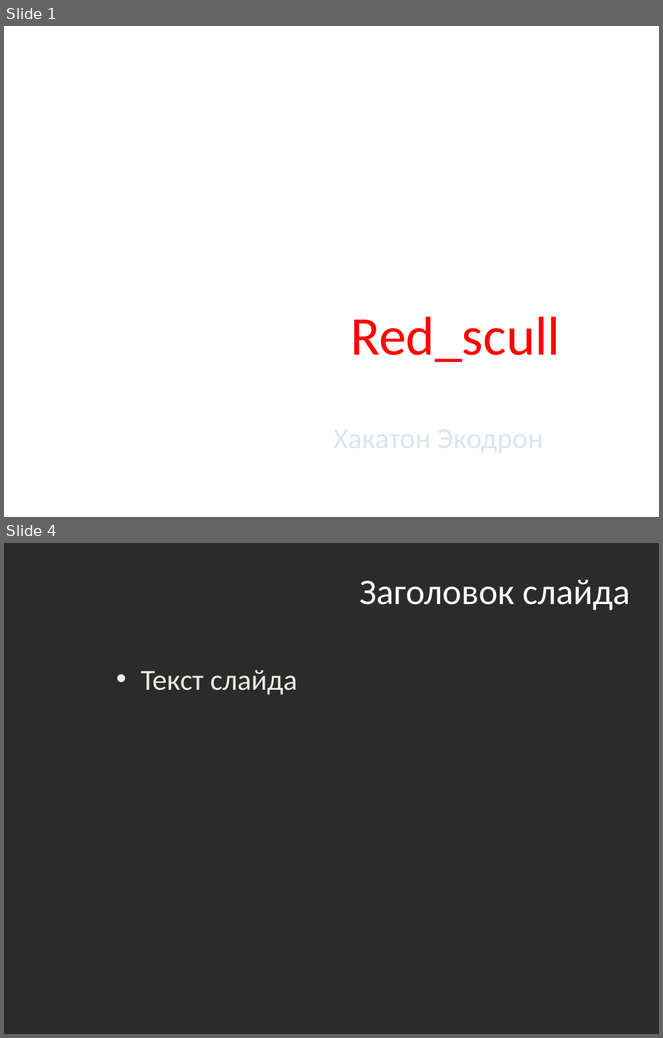
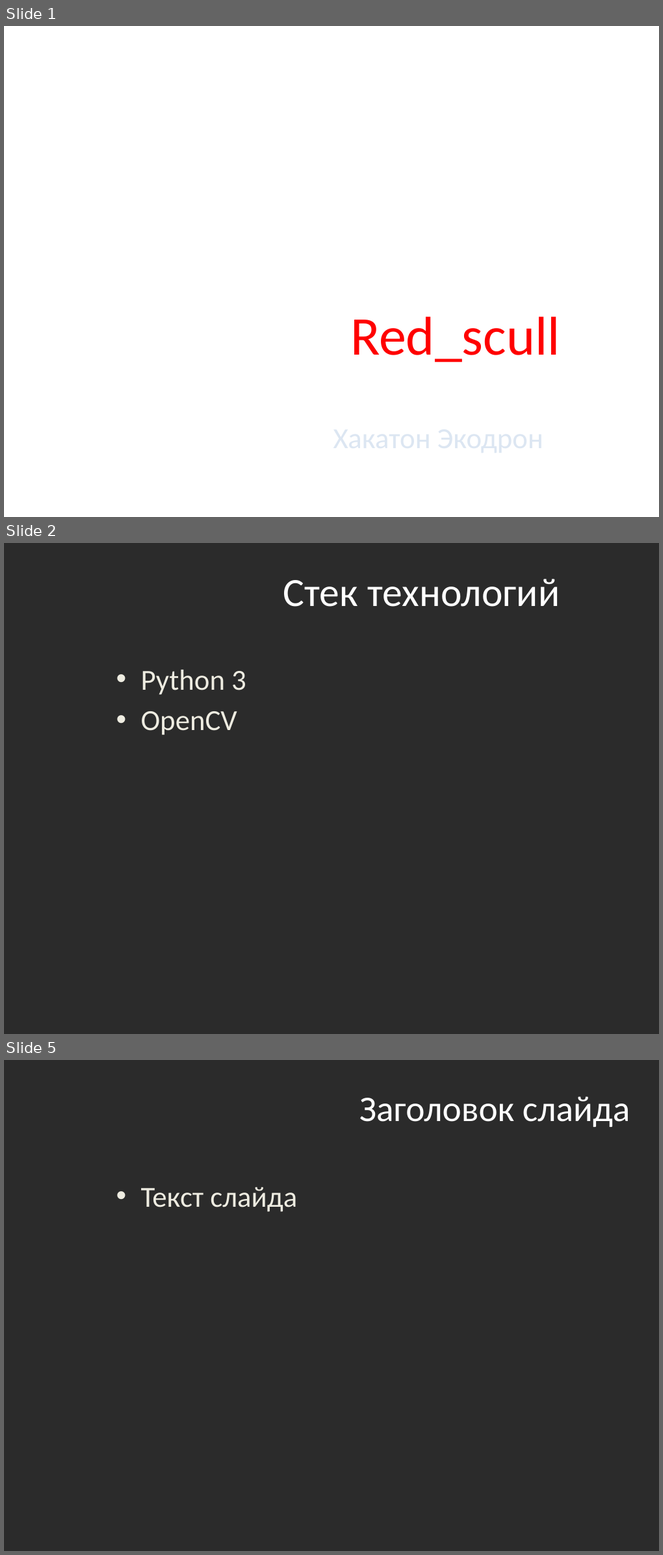
Before and after one commit to MilaMilaMilaMila/Red_scull-ML-Hackaton, a slide deck: hack.pptx. Shown one above the other, each under a label of ours: slides 1 and 4 before the commit, slides 1, 2 and 5 after it; the slides between them are not shown. The pictures are 663x1038 and 663x1555 pixels, drawn with LibreOffice and Linux fonts; fonts in the diff are those of the drawing; background and template pictures are left out; a plain dark background stands for a picture behind light text. Boxes give left, top, right and bottom in pixels: in the first picture for what was removed or moved away, otherwise in the second. Text is boxed around its words. In the diff, an @@ line names an element or a change of style, - is before the commit and + after.

Commit message:
Update presentation

```diff
--- a/hack.pptx
+++ b/hack.pptx
@@ slide 2 added at [4, 543, 659, 1034], background picture (left out) @@
@@ title added at [284, 579, 560, 607], 44 pt, text #FFFFFF @@
+Стек технологий
@@ text added at [141, 670, 246, 735], 32 pt, text #EEECE1 @@
+• Python 3
+• OpenCV
@@ what was slide 4 is now slide 5 @@
```
Also in this commit, not shown: 2 other files.
